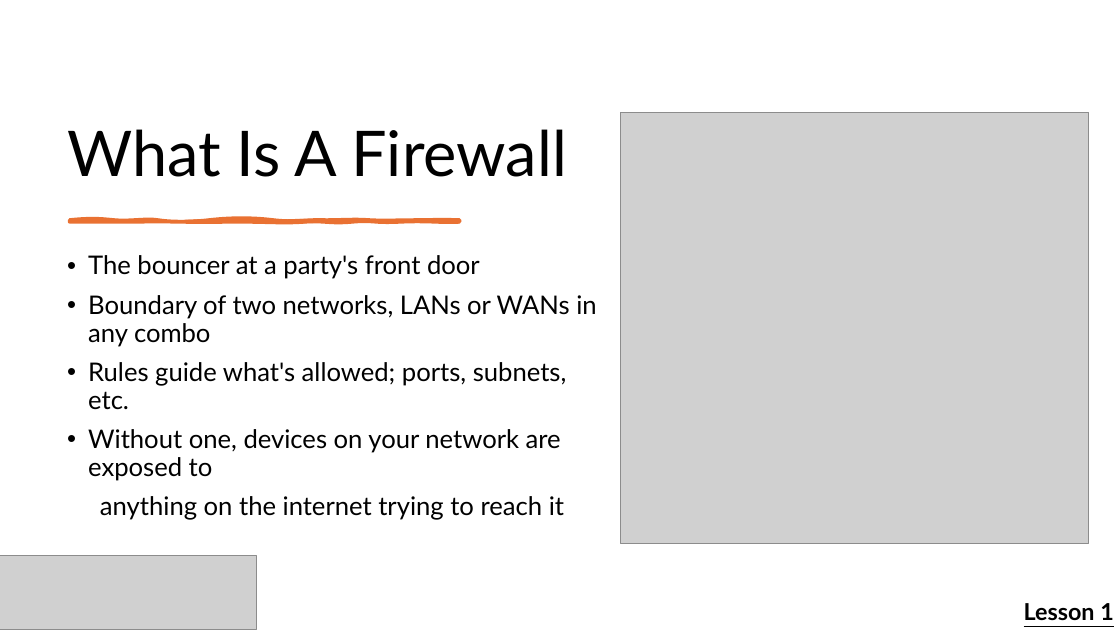
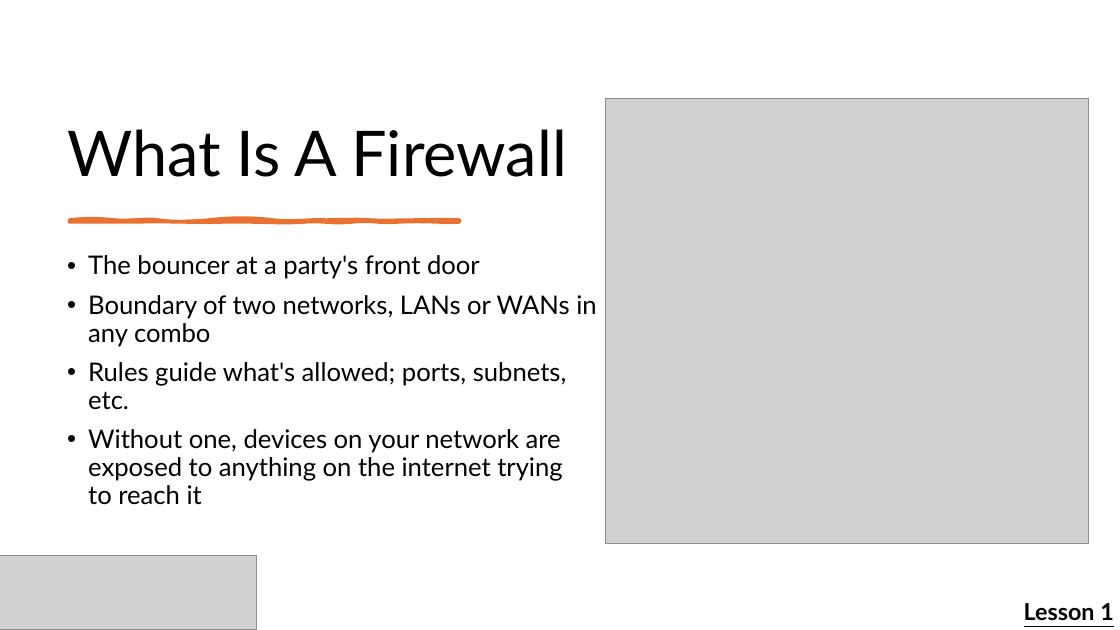
Before and after one commit to cadenkelly-lang/CyberSec-Networking-2026-REU, a slide deck: slide 77 of Module Content, End of Summer Presentation Content/Training Module Slides.pptx (slide 76 before the commit). Drawn at 1120x630 pixels with LibreOffice and Linux fonts; fonts in the diff are those of the drawing; grey boxes stand for pictures. Boxes give left, top, right and bottom in pixels: in the first picture for what was removed or moved away, otherwise in the second. Text is boxed around its words. In the diff, an @@ line names an element or a change of style, - is before the commit and + after.

```diff
--- a/Module Content, End of Summer Presentation Content/Training Module Slides.pptx
+++ b/Module Content, End of Summer Presentation Content/Training Module Slides.pptx
@@ picture: place and size @@
-picture at <box>621,113,1090,544</box>
+picture at <box>606,99,1089,544</box>
@@ text at <box>88,429,562,505</box>: text changed @@
-• Without one, devices on your network are exposed to
-anything on the internet trying to reach it
+• Without one, devices on your network are exposed to anything on the internet trying to reach it
```
Also in this commit, not shown: 10 other slides changed, 1 slide added, 6 other files.
